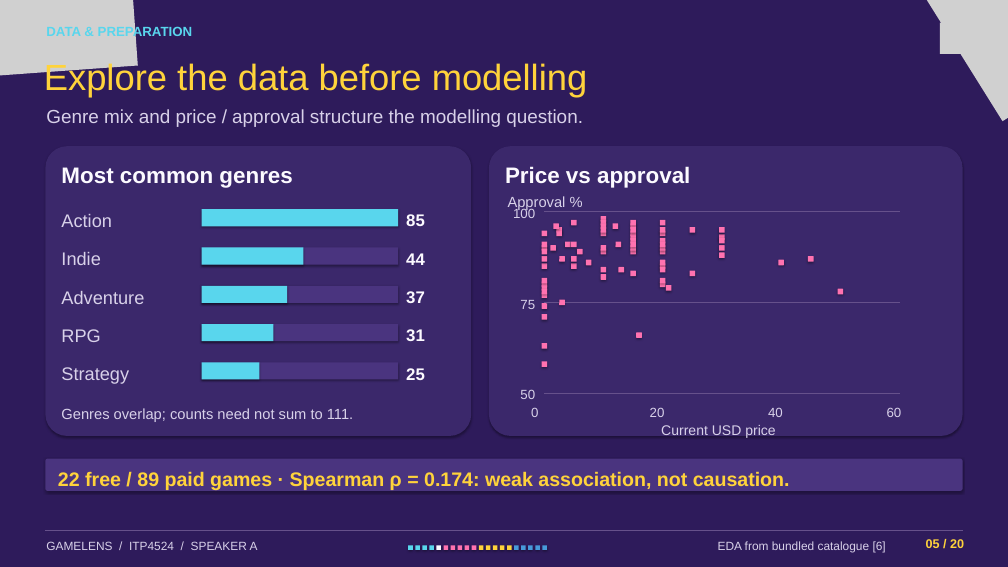
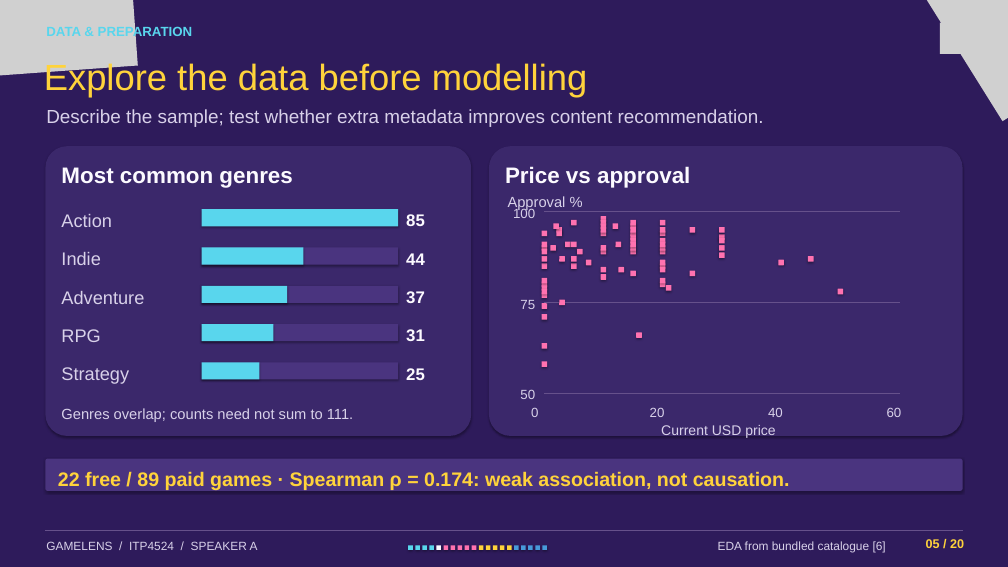
Before and after one commit to CalebChan411/ITP4524GP, a slide deck: slide 5 of part_b/game_recommendation/presentation.pptx. Drawn at 1008x567 pixels with LibreOffice and Linux fonts; fonts in the diff are those of the drawing; grey boxes stand for pictures. Boxes give left, top, right and bottom in pixels: in the first picture for what was removed or moved away, otherwise in the second. Text is boxed around its words. In the diff, an @@ line names an element or a change of style, - is before the commit and + after.

Commit message:
Clarify all model introductions and connect presentation findings to conclusions and reflection

```diff
--- a/part_b/game_recommendation/presentation.pptx
+++ b/part_b/game_recommendation/presentation.pptx
@@ text at (46,109,764,127): text changed @@
-Genre mix and price / approval structure the modelling question.
+Describe the sample; test whether extra metadata improves content recommendation.
```
Also in this commit, not shown: 6 other slides changed, 2 slides added, 2 slides removed, 3 other files.
